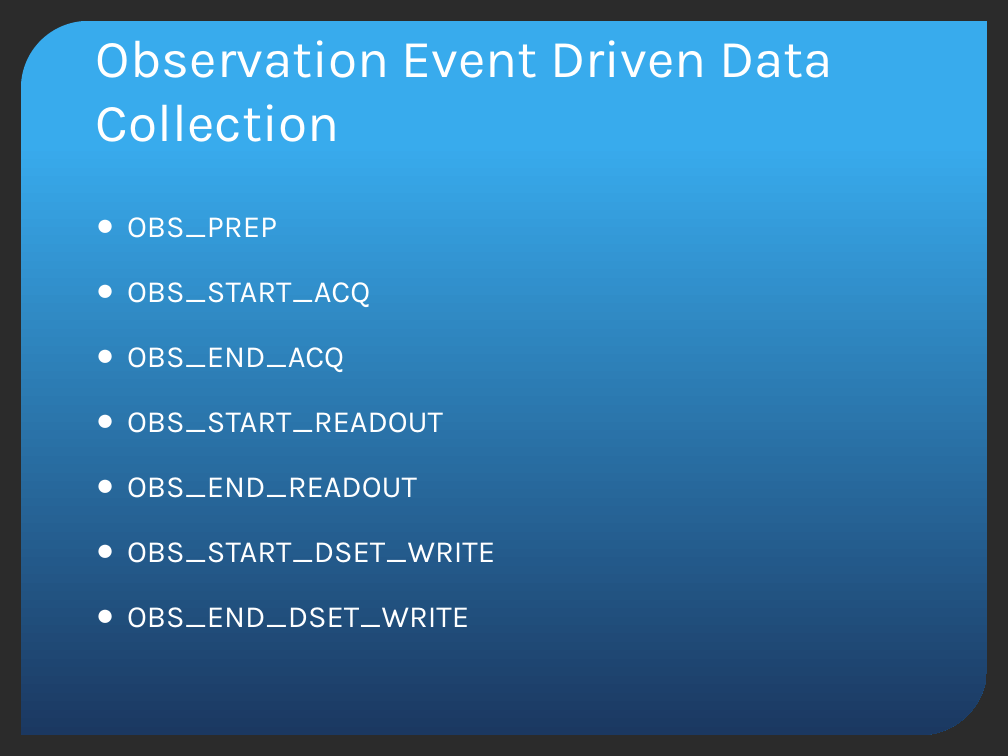
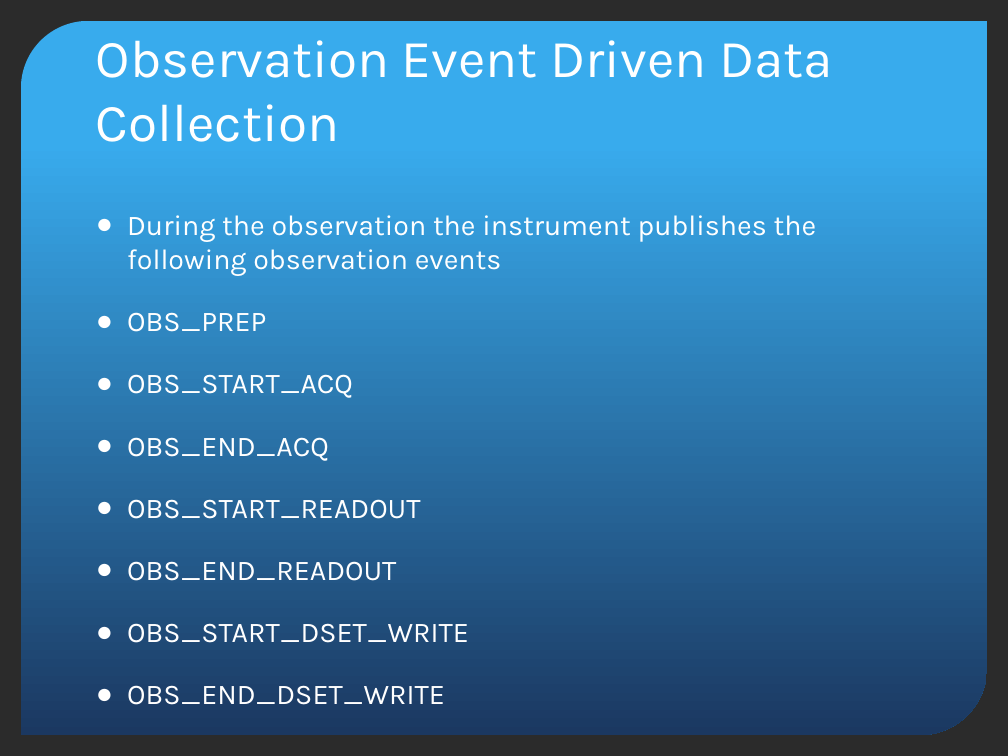
Before and after one commit to jluhrs/gmp, a slide deck: slide 9 of gds-api/src/main/doc/GDSDesignReview.pptx (slide 7 before the commit). Drawn at 1008x756 pixels with LibreOffice and Linux fonts; fonts in the diff are those of the drawing; background and template pictures are left out; a plain dark background stands for a picture behind light text. Boxes give left, top, right and bottom in pixels: in the first picture for what was removed or moved away, otherwise in the second. Text is boxed around its words. In the diff, an @@ line names an element or a change of style, - is before the commit and + after.

```diff
--- a/gds-api/src/main/doc/GDSDesignReview.pptx
+++ b/gds-api/src/main/doc/GDSDesignReview.pptx
@@ text at [127,215,817,276]: paragraph added @@
+● During the observation the instrument publishes the following observation events
@@ text at [127,312,469,705]: size 22 to 20.4 pt in "OBS_PREP", "OBS_START_ACQ", "OBS_END_ACQ", "OBS_START_READOUT" and 3 more places @@
```
Also in this commit, not shown: 9 other slides changed, 8 slides added, 2 slides removed.
